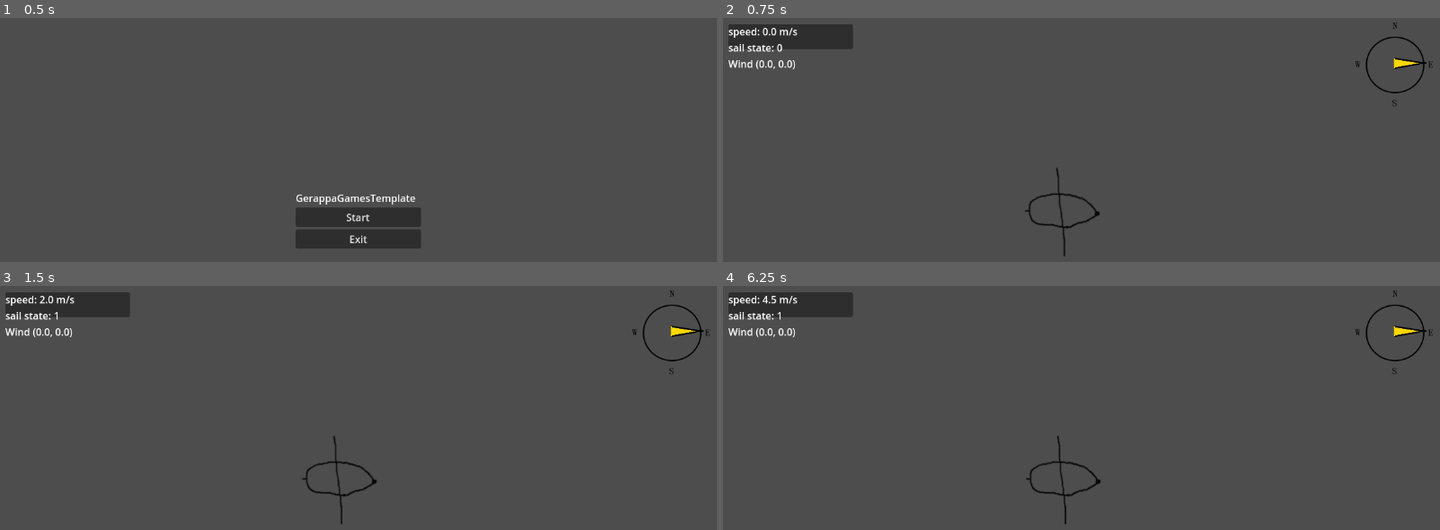
Above: before the commit, frames 1-4 (two rows, left to right).
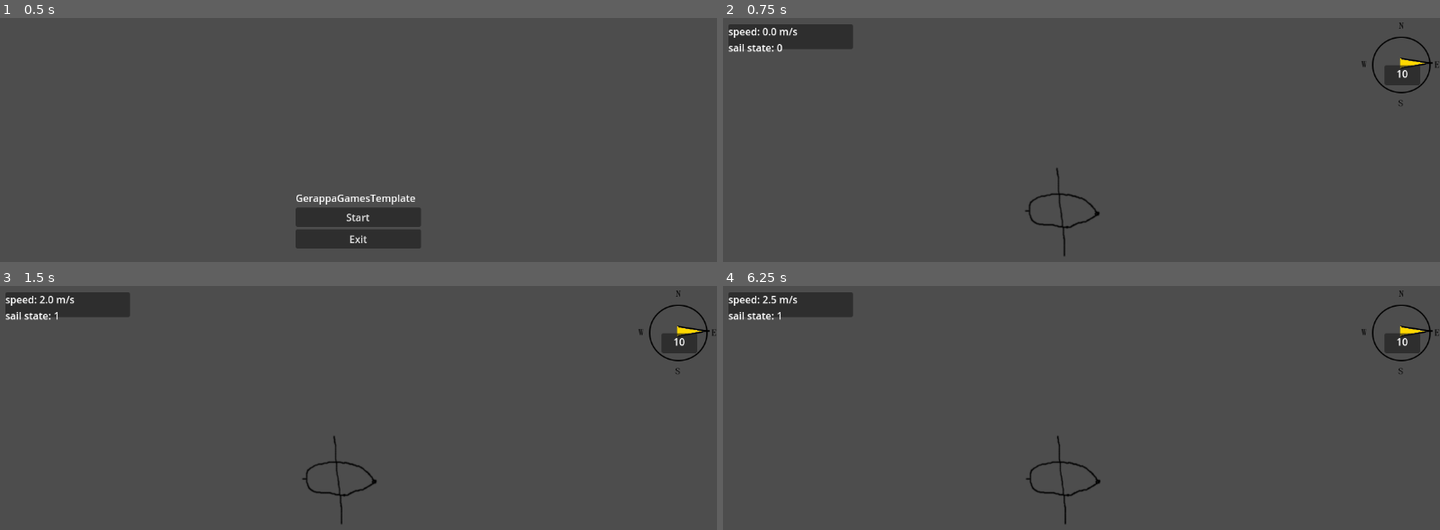
Above: after the commit, the same moments.

Repository: danigeri/AnchorAndAlmanac
Game: Godot game, scene res://Intro/intro.tscn
Same seed, same stepped clock (60 frames per second), same inputs: the game is played once before the commit and once after it. Video files are missing from this copy of the repository; at most half a second of black plays in their place.
Inputs:
- Up to frame 1 (0.5 s): no input
- Up to frame 2 (0.75 s): click "Start" at 0.5 s
- Up to frame 3 (1.5 s): tap Enter (ui_accept) at 1.25 s; hold Up (ui_up) from 1.28 s (still down)
- Up to frame 4 (6.25 s): tap Enter (ui_accept) at 1.52, 2, 2.27, 2.75, 3.5, 3.77, 4.25, 4.52, 5, 5.27 s; release Up (ui_up) at 2.78 s; hold Left (ui_left) 2.78-4.28 s; hold Down (ui_down) 4.28-5.03 s; hold Right (ui_right) 5.03-5.78 s; hold Up (ui_up) from 5.78 s (still down)

Frame 1 is identical in both runs. In frame 2, 1.0% of the frame differs, in the area x 0-100%, y 1-37%; in frame 3, 1.0%; in frame 4, 1.0%.

Commit message:
Fixed controls and restructure.

Diff:
--- a/Intro/intro.gd
+++ b/Intro/intro.gd
@@ -20,4 +20,4 @@
 
 
 func go_to_main_menu() -> void:
-	get_tree().change_scene_to_file("res://main_menu.tscn")
+	get_tree().change_scene_to_file("res://MainMenu/main_menu.tscn")
--- a/ship.gd
+++ b/Ship/ship.gd
@@ -16,24 +16,26 @@
 # The quotient of how the turn speed is dependent of the current speed.
 const TURN_SPEED_QUOTIENT: float = 0.5
 
-@export var max_speed_mps: int = 100
-@export var turn_rad: float = PI / 6
+@export var max_speed_mps: int = 50
+@export var turn_rad: float = PI / 12
 @export var inertia: float = 0.1
 
 var current_speed_mps: float
 var direction: Vector2
 var facing_rad: float
 var sail_state: SailStates
-var wind: Vector2
+var wind_direction: Vector2
+var wind_strength: int
 
 
 func _ready() -> void:
 	current_speed_mps = 0
-	facing_rad = 0
+
 	sail_state = SailStates.SAIL_STATE_ANCHORED
 	sail_state_change.emit(sail_state)
 
-	direction = Vector2(1, 0)
+	direction = Vector2.RIGHT
+	facing_rad = direction.angle()
 
 	set_rotation_degrees(90)
 
@@ -89,12 +91,13 @@
 
 
 func _set_speed(delta: float) -> void:
-	var _target_speed_mps: float = (
-		max_speed_mps * SAIL_SPEED_DICT[sail_state] * _wind_to_wind_power(direction)
+	var dummy_wind_strenght: float = (wind_strength/10.0)
+	var target_speed_mps: float = (
+		max_speed_mps * SAIL_SPEED_DICT[sail_state] * _wind_angle_to_power() * dummy_wind_strenght
 	)
 
-	if current_speed_mps != _target_speed_mps:
-		var prefix = 1 if current_speed_mps < _target_speed_mps else -1
+	if current_speed_mps != target_speed_mps:
+		var prefix = 1 if current_speed_mps < target_speed_mps else -1
 
 		current_speed_mps += prefix * inertia * delta
 
@@ -103,26 +106,27 @@
 		current_speed_mps = snapped(current_speed_mps, 0.0000001)
 
 		speed_change.emit(current_speed_mps)
-		_animate_speed(current_speed_mps)
+		#_animate_speed(current_speed_mps)
 
 
-func _wind_to_wind_power(direction: Vector2) -> float:
-	var angle = direction.dot(wind)
+func _wind_angle_to_power() -> float:
+	var angle = direction.dot(wind_direction)
 
 	# The default wind angle to wind power function is
 	# if angle > -0.5 : y = (2x + 1)/3
-	# if angle <= -0.5: y = 0
+	# if angle <= -0.5: y = 0.01
 
 	var wind_power: float = (2 * angle + 1) / 3 if angle > -0.5 else 0.01
-
+	# add wind strength here
 	return wind_power
 
 
 func _animate_speed(speed: float) -> void:
 	var speed_scale = speed / max_speed_mps
 	print("Speed scale changed to %s" % speed_scale)
-	# $AnimationPlayer.speed_scale = speed_scale
+	$AnimationPlayer.speed_scale = speed_scale
 
 
-func _on_wind_update_wind(wind_vector):
-	wind = wind_vector
+func _on_wind_update_wind(dir, strength) -> void:
+	wind_direction = dir
+	wind_strength = strength
--- a/Ship/ship.tscn
+++ b/Ship/ship.tscn
@@ -1,10 +1,11 @@
 [gd_scene load_steps=4 format=3 uid="uid://b3e5wvna1fkp5"]
 
-[ext_resource type="Script" uid="uid://cyhid3hiv7efg" path="res://ship.gd" id="1_1p84g"]
+[ext_resource type="Script" uid="uid://cyhid3hiv7efg" path="res://Ship/ship.gd" id="1_1p84g"]
 [ext_resource type="Texture2D" uid="uid://dmbi44w80tw42" path="res://Ship/shittyship.png" id="2_q4ev1"]
 
-[sub_resource type="RectangleShape2D" id="RectangleShape2D_1p84g"]
-size = Vector2(127, 127)
+[sub_resource type="CapsuleShape2D" id="CapsuleShape2D_q4ev1"]
+radius = 30.0
+height = 126.0
 
 [node name="Ship" type="CharacterBody2D"]
 script = ExtResource("1_1p84g")
@@ -13,4 +14,5 @@
 texture = ExtResource("2_q4ev1")
 
 [node name="CollisionShape2D" type="CollisionShape2D" parent="."]
-shape = SubResource("RectangleShape2D_1p84g")
+position = Vector2(-1, -2)
+shape = SubResource("CapsuleShape2D_q4ev1")
--- /dev/null
+++ b/Wind/wind.gd
@@ -0,0 +1,21 @@
+extends Node
+
+signal update_wind(direction, power)
+
+@export var direction = Vector2.RIGHT
+@export var strength = 5
+
+@onready var timer: Timer = $Timer
+
+
+func _ready() -> void:
+	update_wind.emit(direction, strength)
+	timer.timeout.connect(_on_wind_change)
+
+
+func _on_wind_change():
+	direction = Vector2(randf_range(-1, 1), randf_range(-1, 1))
+	strength = randi_range(0, 10)
+
+	# @todo: This should change incrementally
+	update_wind.emit(direction, strength)
--- a/debug_label.gd
+++ b/debug_label.gd
@@ -2,26 +2,22 @@
 
 # TODO: Optimization: Create an async update instead of sync
 # TODO: Initialize local variables on _init
-var _speed_mps : float = 0
-var _sail_state : int = 0
-var _wind := Vector3.ZERO
-
-# TODO: remove vector from wind_vector because it is redundant
-func _on_wind_update_wind(wind : Vector3) -> void:
-	_wind = wind
-	updateText()
+var _speed_mps: float = 0
+var _sail_state: int = 0
 
 
 func _on_ship_sail_state_change(sail_state: Variant) -> void:
 	_sail_state = sail_state
-	updateText()
+	update_text()
 
 
 func _on_ship_speed_change(speed: Variant) -> void:
 	_speed_mps = speed
-	updateText()
+	update_text()
 
 
-func updateText() -> void:
-	text = "speed: %.1f m/s\nsail state: %d\nWind (%s, %s)" % \
-			[_speed_mps, _sail_state, _wind.x, _wind.z]
+func update_text() -> void:
+	text = (
+		"speed: %.1f m/s\nsail state: %d"
+		% [_speed_mps, _sail_state]
+	)
--- a/game_loop.tscn
+++ b/game_loop.tscn
@@ -1,11 +1,10 @@
-[gd_scene load_steps=8 format=3 uid="uid://cp03gm3dbew5m"]
+[gd_scene load_steps=7 format=3 uid="uid://cp03gm3dbew5m"]
 
 [ext_resource type="Script" uid="uid://dw8mem4hdxy6f" path="res://game_loop.gd" id="1_7f3si"]
 [ext_resource type="PackedScene" uid="uid://b3e5wvna1fkp5" path="res://Ship/ship.tscn" id="2_u3r3m"]
-[ext_resource type="Script" uid="uid://dh7fh7dy5lpkx" path="res://wind.gd" id="2_x7b5a"]
+[ext_resource type="Script" uid="uid://dh7fh7dy5lpkx" path="res://Wind/wind.gd" id="2_x7b5a"]
 [ext_resource type="Script" uid="uid://bg1hcdly8natw" path="res://debug_label.gd" id="3_ksmgf"]
-[ext_resource type="Texture2D" uid="uid://dhpwngei0wx84" path="res://Wind/windmeter_base.png" id="5_u6nhp"]
-[ext_resource type="Texture2D" uid="uid://4571qhluuj4k" path="res://Wind/windmeter_pointer.png" id="6_4dmyq"]
+[ext_resource type="PackedScene" uid="uid://o8or5o3p05wo" path="res://WindMeter/wind_meter.tscn" id="5_nbfos"]
 
 [sub_resource type="SegmentShape2D" id="SegmentShape2D_u6nhp"]
 a = Vector2(1150, 15)
@@ -16,6 +15,10 @@
 
 [node name="Wind" type="Node2D" parent="."]
 script = ExtResource("2_x7b5a")
+
+[node name="Timer" type="Timer" parent="Wind"]
+wait_time = 15.0
+autostart = true
 
 [node name="Ship" parent="." instance=ExtResource("2_u3r3m")]
 position = Vector2(547, 312)
@@ -47,23 +50,10 @@
 layout_mode = 2
 script = ExtResource("3_ksmgf")
 
-[node name="WindMeter" type="Control" parent="UserInterface"]
-anchors_preset = 0
-offset_left = 1007.0
-offset_right = 1047.0
-offset_bottom = 40.0
-
-[node name="WindMeterBase" type="TextureRect" parent="UserInterface/WindMeter"]
+[node name="WindMeter" parent="UserInterface" instance=ExtResource("5_nbfos")]
 layout_mode = 0
-offset_right = 40.0
-offset_bottom = 40.0
-texture = ExtResource("5_u6nhp")
-
-[node name="WindMeterPointer" type="TextureRect" parent="UserInterface/WindMeter"]
-layout_mode = 0
-offset_right = 40.0
-offset_bottom = 40.0
-texture = ExtResource("6_4dmyq")
+offset_left = 1017.0
+offset_right = 1057.0
 
 [node name="Objects" type="Node2D" parent="."]
 
@@ -98,5 +88,6 @@
 shape = SubResource("SegmentShape2D_u6nhp")
 
 [connection signal="update_wind" from="Wind" to="Ship" method="_on_wind_update_wind"]
+[connection signal="update_wind" from="Wind" to="UserInterface/WindMeter" method="_on_wind_update_wind"]
 [connection signal="sail_state_change" from="Ship" to="UserInterface/DebugPanel/MarginContainer/VBoxContainer/DebugLabel" method="_on_ship_sail_state_change"]
 [connection signal="speed_change" from="Ship" to="UserInterface/DebugPanel/MarginContainer/VBoxContainer/DebugLabel" method="_on_ship_speed_change"]
--- a/wind.gd
+++ /dev/null
@@ -1,10 +0,0 @@
-extends Node
-
-signal update_wind(wind)
-
-@export var windStrength = 5
-@export var windDirection = Vector2(1, 0)
-
-func _ready() -> void:
-	# TODO: strength and direction should be merged into the wind vector
-	update_wind.emit(windDirection * windStrength)
Renamed: main_menu.tscn -> MainMenu/main_menu.tscn
Renamed: ship.gd.uid -> Ship/ship.gd.uid
Renamed: wind.gd.uid -> Wind/wind.gd.uid
